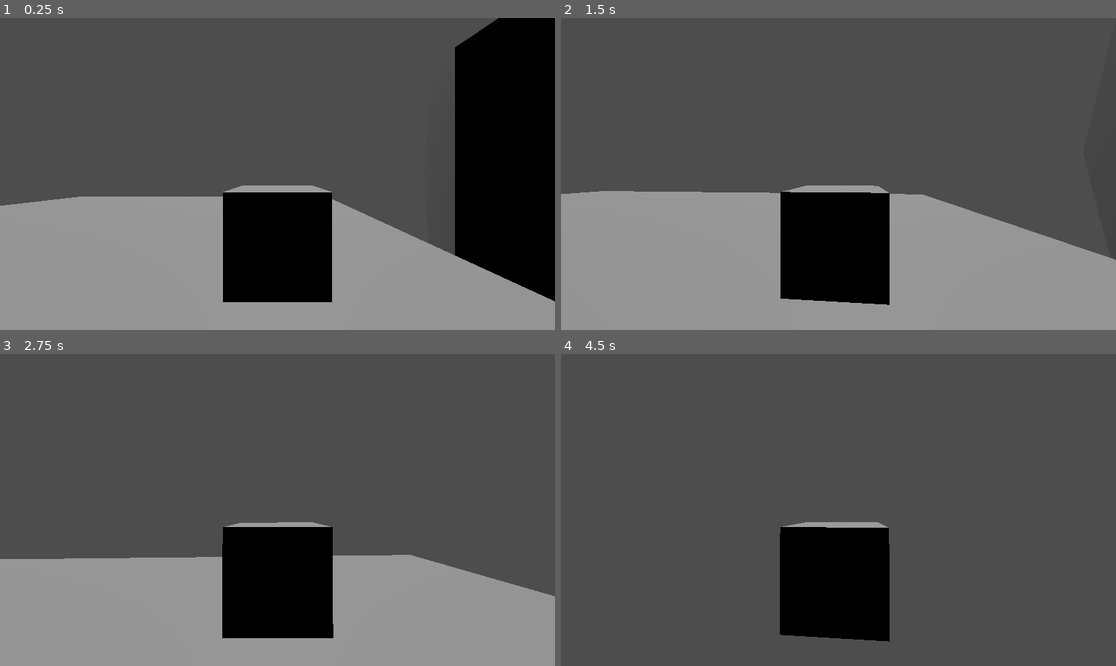
Above: before the commit, frames 1-4 (two rows, left to right).
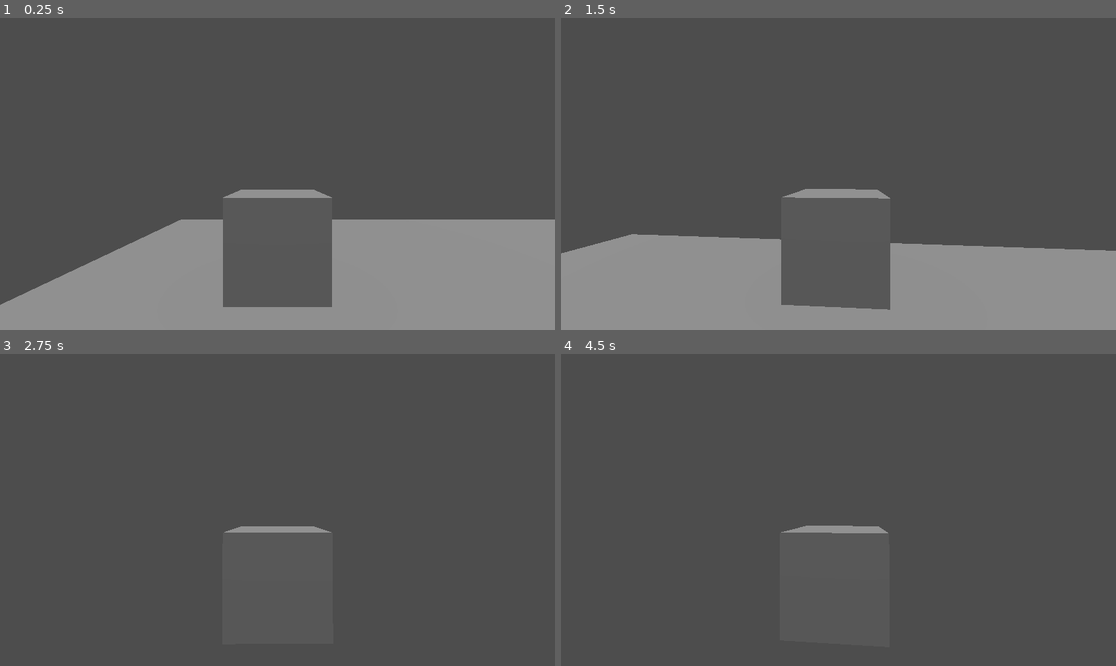
Above: after the commit, the same moments.

Repository: RavenRandomz/cube-extentialis-bossfight
Game: Godot game, scene res://testworld.tscn
Two runs of this game, one before a commit and one after it. Both use one fixed random seed, a clock stepped at 60 frames per second and the inputs below.
Inputs (mouse positions are in pixels of both pictures, inside the frame that each line leads up to):
- Up to frame 1 (0.25 s): no input
- Up to frame 2 (1.5 s): tap Enter at 0.5 s; move the mouse to (866, 174) at 0.52 s; hold Shift 0.53-1.28 s; hold W (player_forward) from 0.53 s (still down); click (866, 174) at 0.67 s; tap Space (player_jump) at 0.77 s; move the mouse to (810, 174) at 1.27 s; tap Alt at 1.35 s
- Up to frame 3 (2.75 s): keep holding W (player_forward); tap Space (player_jump) at 1.52 s; move the mouse to (288, 503) at 2.02 s; tap Ctrl at 2.1 s
- Up to frame 4 (4.5 s): keep holding W (player_forward); move the mouse to (832, 516) at 2.77 s; tap Shift at 2.85 s; click (832, 516) at 2.92 s; tap Space (player_jump) at 3.02, 3.5, 3.77 s; move the mouse to (877, 513) at 3.52 s; tap Alt at 3.6 s; move the mouse to (794, 506) at 4.27 s; tap Ctrl at 4.35 s

The runs differ from the first frame. In frame 1, 30% of the frame differs, in the area x 0-100%, y 0-93%; in frame 2, 17%; in frame 3, 35%, in the area x 0-100%, y 53-100%; in frame 4, 7.2%.

Commit message:
Align orbital camera of player to face forward.
The orbital camera was initially facing towards the back
which means whenever the player starts moving the player would do a 180
degree turn.

This was fixed by changing the rotation of the orbital camera of the
player by 180 degrees around the y axis.

Diff:
--- a/character/player.tscn
+++ b/character/player.tscn
@@ -17,6 +17,7 @@
 shape = SubResource("BoxShape3D_mm66v")
 
 [node name="OrbitalCamera" parent="." instance=ExtResource("2_iejax")]
+transform = Transform3D(-1, 0, -8.74228e-08, 0, 1, 0, 8.74228e-08, 0, -1, 0, 0.716, 0)
 
 [node name="MeshInstance3D" type="MeshInstance3D" parent="."]
 mesh = SubResource("BoxMesh_gn7qv")
